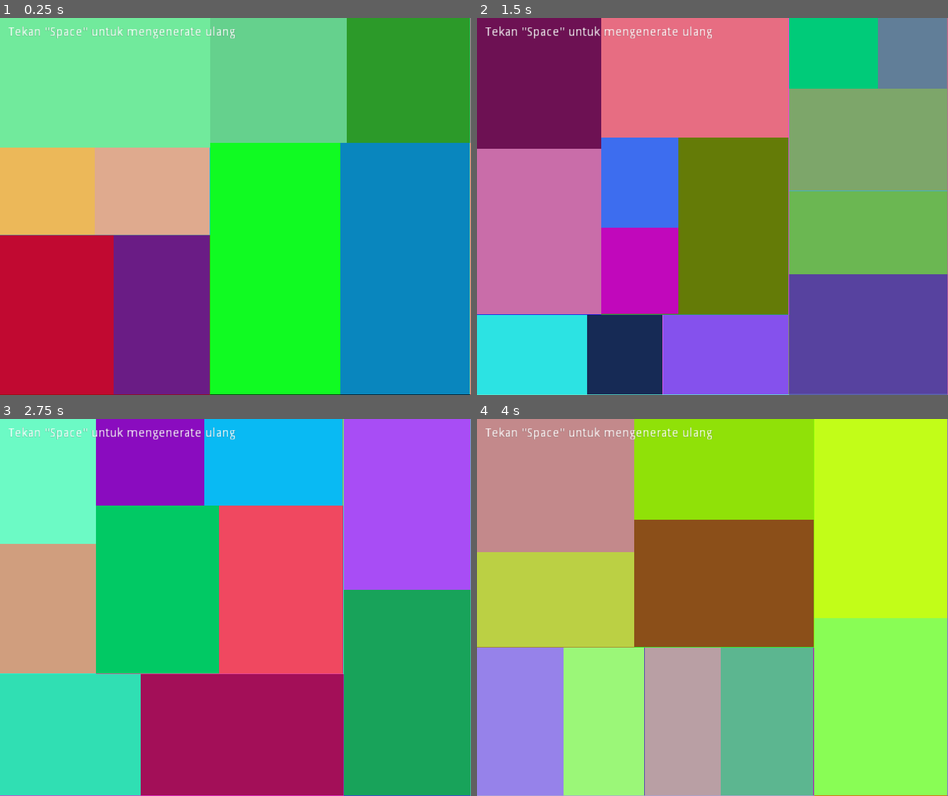
Above: before the commit, frames 1-4 (two rows, left to right).
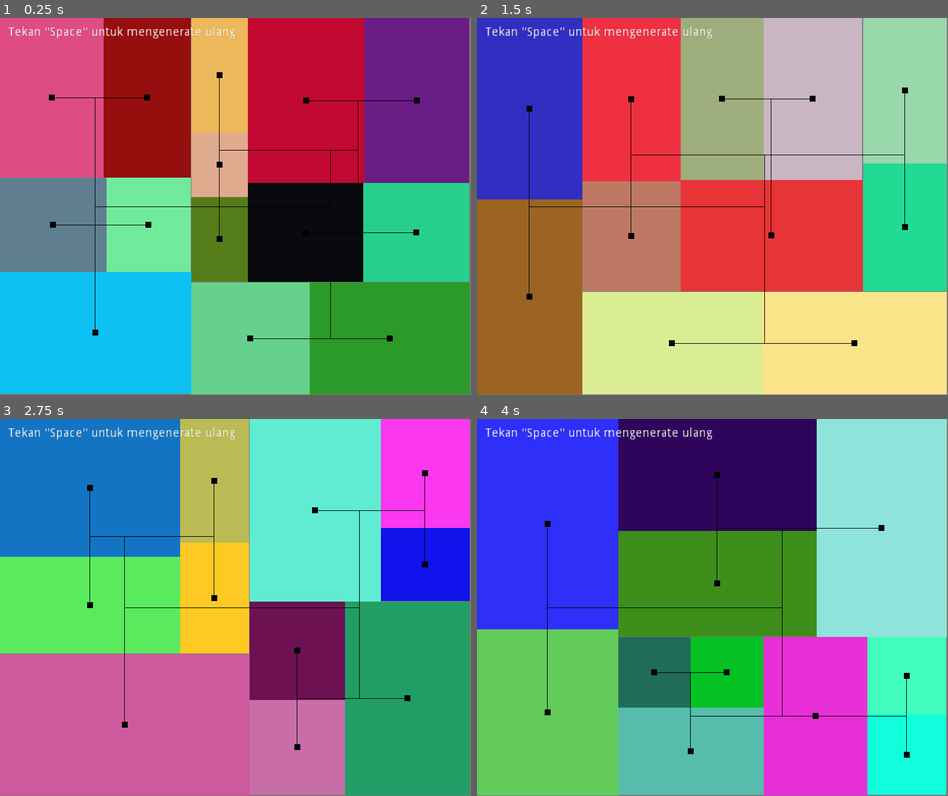
Above: after the commit, the same moments.

Repository: Falskim/godot-bsp
Game: Godot game, scene res://world.tscn
The game is run twice, just before and just after one commit, with the same random seed, the same clock (stepped at 60 frames per second) and the same inputs.
Inputs:
- Up to frame 1 (0.25 s): no input
- Up to frame 2 (1.5 s): tap Enter (ui_accept) at 0.5, 0.77, 1.25 s
- Up to frame 3 (2.75 s): tap Enter (ui_accept) at 1.52, 2 s
- Up to frame 4 (4 s): tap Enter (ui_accept) at 2.75, 3.02, 3.5, 3.77 s

The runs differ from the first frame. In frame 1, 99% of the frame differs, in the area x 0-100%, y 0-100%; in frame 2, 100%; in frame 3, 86%; in frame 4, 100%.

Commit message:
Add BSP connection

Diff:
--- a/dungeon.gd
+++ b/dungeon.gd
@@ -25,19 +25,19 @@
 	self.width = width
 	self.height = height
 
-	self.add_child(create_color_rect())
+	split_subdungeon()
+	if is_leaf:
+		self.add_child(create_color_rect())
+		self.add_child(create_center_dot())
+	else:
+		self.add_child(create_line_between_subdungeon())
 	root.add_child(self)
-	_split_subdungeon()
 
-	print(self, x, " ", y, " ", width, " ", height, " ", split_ratio)
+	print_properties()
 	return self
 
 
-func _get_size() -> Vector2:
-	return Vector2(width, height)
-
-
-func _split_subdungeon():
+func split_subdungeon():
 	split_ratio = rand_range(0.2, 0.8)
 	if width <= MIN_SIZE*1.5 || height <= MIN_SIZE*1.5:
 		split_ratio = rand_range(0.4, 0.6)
@@ -51,21 +51,23 @@
 			split_horizontally = false
 
 		if split_horizontally:
-			_split_subdungeon_horizontally()
+			split_subdungeon_horizontally()
 		else:
-			_split_subdungeon_vertically()
+			split_subdungeon_vertically()
 	elif width > MIN_SIZE && width >= (height*2):
-		_split_subdungeon_vertically()
+		split_subdungeon_vertically()
 	elif height > MIN_SIZE && height >= (width*2):
-		_split_subdungeon_horizontally()
+		split_subdungeon_horizontally()
+	else:
+		is_leaf = true
 
 
-func _split_subdungeon_horizontally():
+func split_subdungeon_horizontally():
 	left_subdungeon = get_script().new(self, x, y, width, height * split_ratio)
 	right_subdungeon = get_script().new(self, x, y + (height * split_ratio), width, height - (height * split_ratio))
 
 
-func _split_subdungeon_vertically():
+func split_subdungeon_vertically():
 	left_subdungeon = get_script().new(self, x, y, width * split_ratio, height)
 	right_subdungeon = get_script().new(self, x + (width * split_ratio), y, width - (width * split_ratio), height)
 
@@ -76,3 +78,36 @@
 	rect.set_size(Vector2(width, height))
 	rect.color = Color(randf(), randf(), randf())
 	return rect
+
+
+func create_center_dot() -> ColorRect:
+	var dot = ColorRect.new()
+#	center position reduced by half dot size as an offset
+	var center_position = Vector2(get_center_position().x - 5, get_center_position().y - 5)
+	dot.set_position(center_position)
+	dot.set_size(Vector2(10, 10))
+	dot.color = Color(0, 0, 0)
+	return dot
+
+
+func create_line_between_subdungeon() -> Line2D:
+	var line = Line2D.new()
+	line.add_point(right_subdungeon.get_center_position())
+	line.add_point(left_subdungeon.get_center_position())
+	line.default_color = Color(0, 0, 0)
+	line.set_width(1)
+	return line
+
+
+func get_size() -> Vector2:
+	return Vector2(width, height)
+
+
+func get_center_position() -> Vector2:
+	return Vector2(x + width/2, y + height/2)
+
+
+func print_properties() -> void:
+	print(self)
+	var format_string = "Position [%s, %s] Size [%s, %s]" % [x, y, width, height]
+	print(format_string)
--- a/world.tscn
+++ b/world.tscn
@@ -4,17 +4,6 @@
 
 [node name="World" type="Node2D"]
 script = ExtResource( 1 )
-
-[node name="Background" type="ColorRect" parent="."]
-margin_top = 2.0
-margin_right = 800.0
-margin_bottom = 642.0
-rect_min_size = Vector2( 800, 640 )
-color = Color( 0.501961, 0.470588, 0.470588, 1 )
-__meta__ = {
-"_edit_lock_": true,
-"_edit_use_anchors_": false
-}
 
 [node name="CanvasLayer" type="CanvasLayer" parent="."]
 
@@ -29,3 +18,18 @@
 "_edit_lock_": true,
 "_edit_use_anchors_": false
 }
+
+[node name="Background" type="ColorRect" parent="."]
+anchor_right = 0.071
+margin_right = 800.0
+margin_bottom = 640.0
+rect_min_size = Vector2( 800, 640 )
+color = Color( 0.501961, 0.470588, 0.470588, 1 )
+__meta__ = {
+"_edit_use_anchors_": false
+}
+
+[node name="Line2D" type="Line2D" parent="."]
+points = PoolVector2Array( 298, 234.398, 224, 422.398, 594, 344.398 )
+width = 1.0
+default_color = Color( 0.4, 0.501961, 1, 1 )
